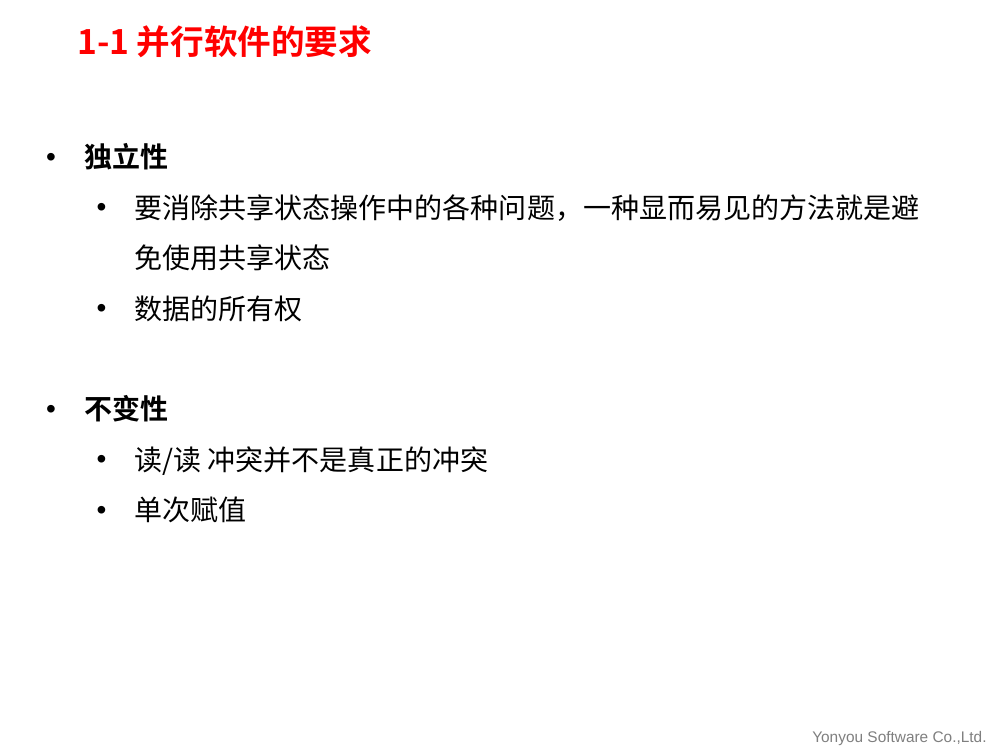
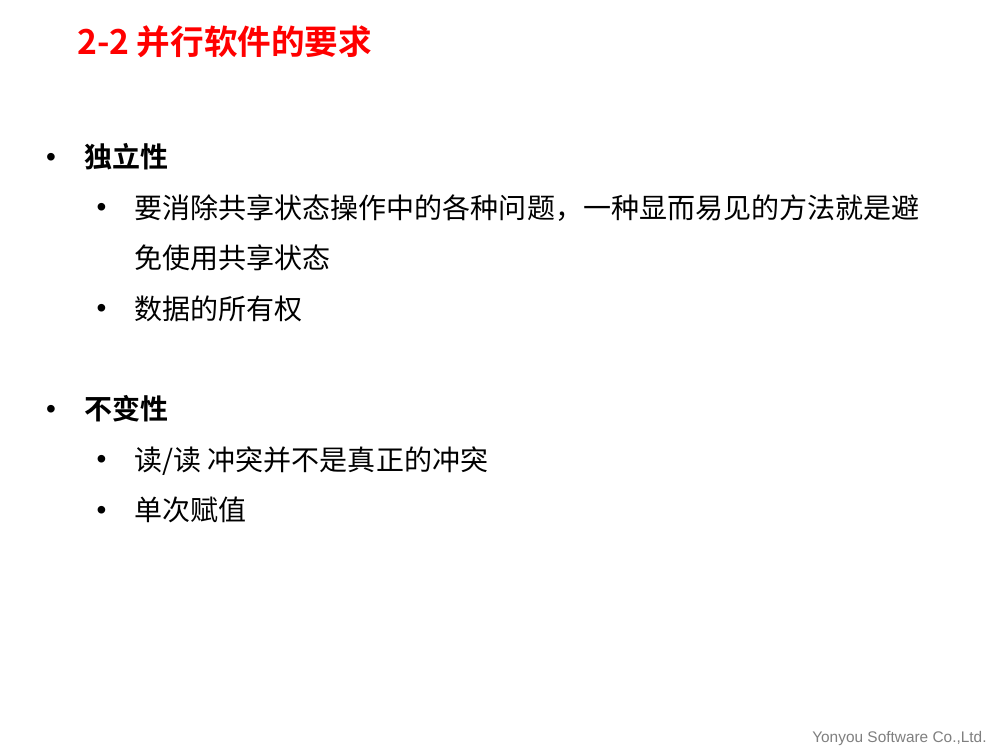
Before and after one commit to U8PLAT/Functional-programming-and-parallel-computing, a slide deck: slide 7 of 函数式语言与并行计算.pptx. Drawn at 1008x756 pixels with LibreOffice and Linux fonts; fonts in the diff are those of the drawing; background and template pictures are left out. Boxes give left, top, right and bottom in pixels: in the first picture for what was removed or moved away, otherwise in the second. Text is boxed around its words. In the diff, an @@ line names an element or a change of style, - is before the commit and + after.

```diff
--- a/函数式语言与并行计算.pptx
+++ b/函数式语言与并行计算.pptx
@@ title at box(77, 25, 372, 57): text changed @@
-1-1 并行软件的要求
+2-2 并行软件的要求
```
Also in this commit, not shown: 16 other slides changed.
